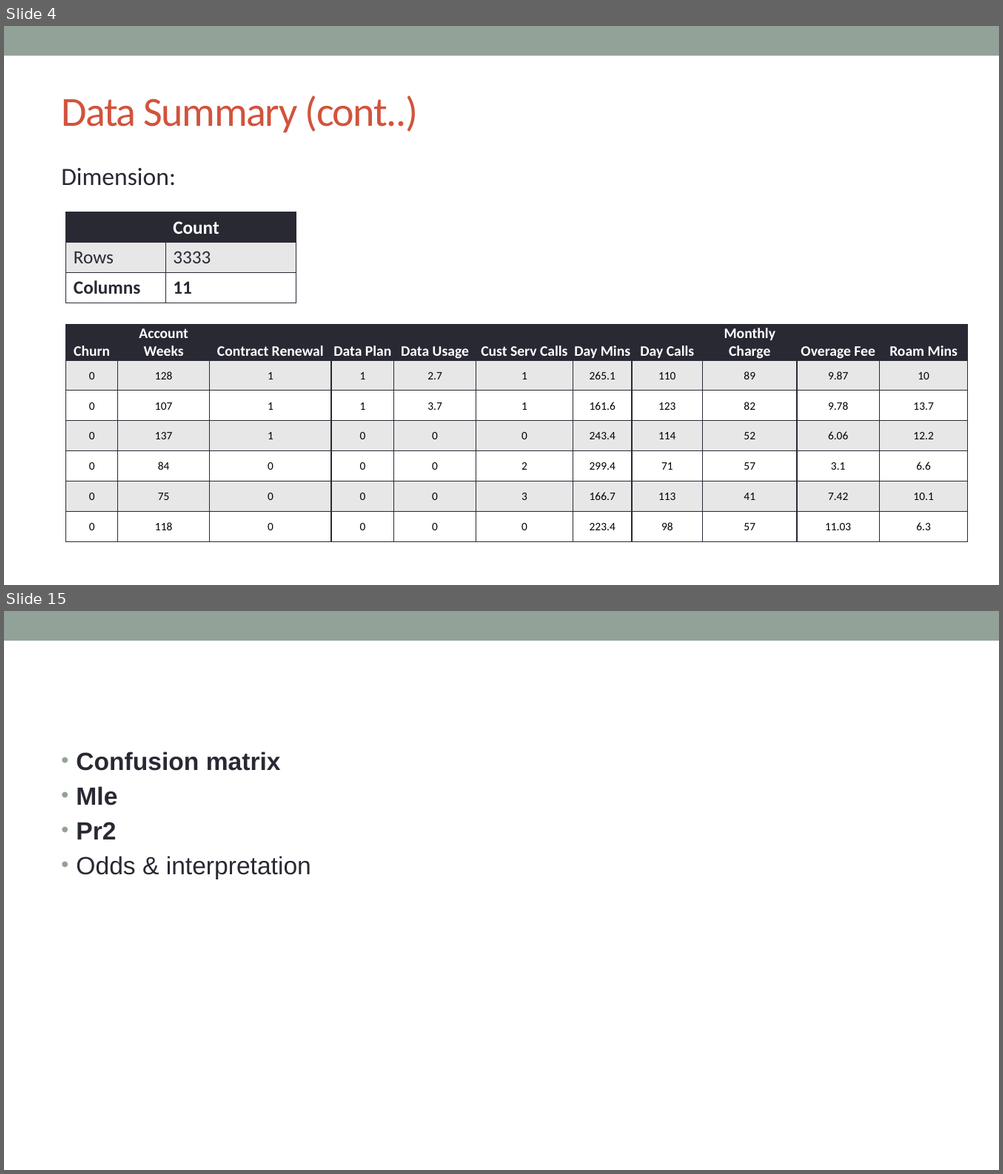
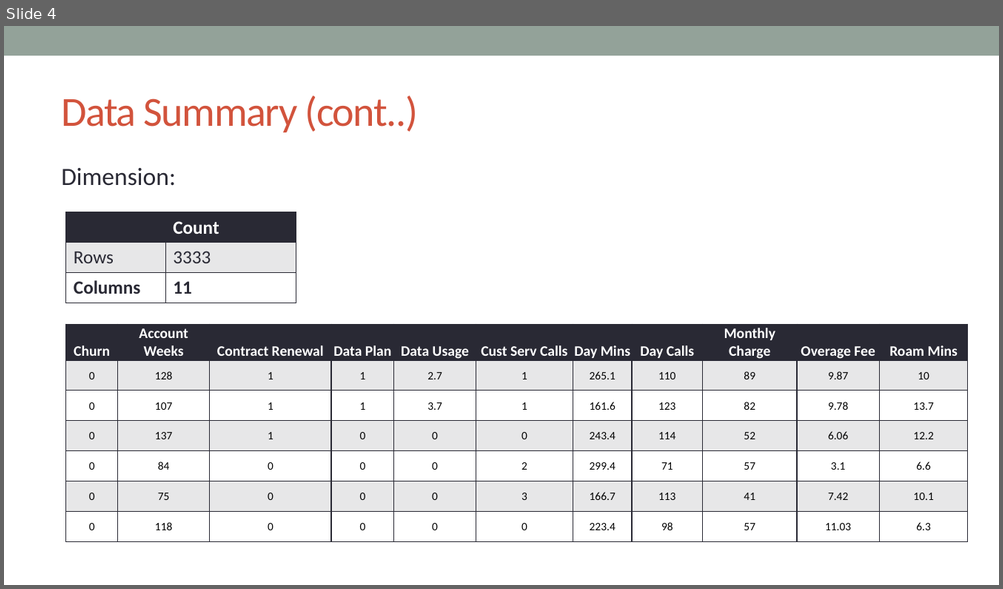
Before and after one commit to VickyVykciV/rProgramming, a slide deck: presentations/Churn_Analysis.pptx. Shown one above the other, each under a label of ours: slides 4 and 15 before the commit, slide 4 after it; the slides between them are not shown. The pictures are 1003x1174 and 1003x589 pixels, drawn with LibreOffice and Linux fonts; fonts in the diff are those of the drawing. Boxes give left, top, right and bottom in pixels: in the first picture for what was removed or moved away, otherwise in the second. Text is boxed around its words. In the diff, an @@ line names an element or a change of style, - is before the commit and + after.

```diff
--- a/presentations/Churn_Analysis.pptx
+++ b/presentations/Churn_Analysis.pptx
@@ slide 15 removed at (4, 611, 999, 1170), background #FFFFFF; not listed: 1 template element that a slide beside it also shows @@
@@ text removed at (76, 752, 311, 880) @@
-• Confusion matrix
-• Mle
-• Pr2
-• Odds & interpretation
```
Also in this commit, not shown: 5 slides changed, 8 slides added, 5 other slides removed, 2 other files.
